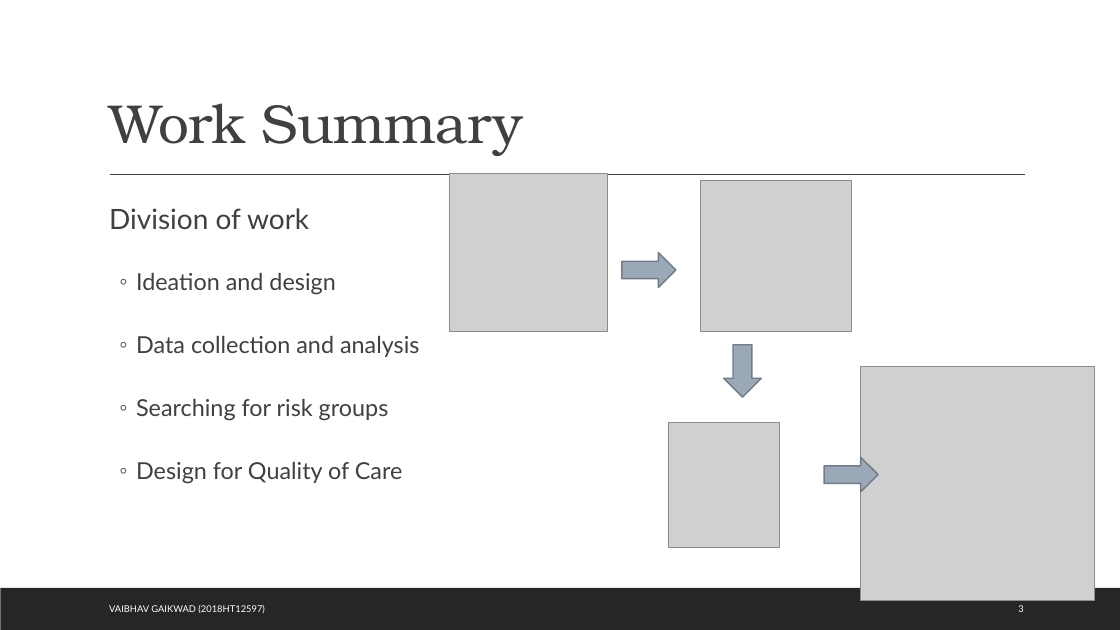
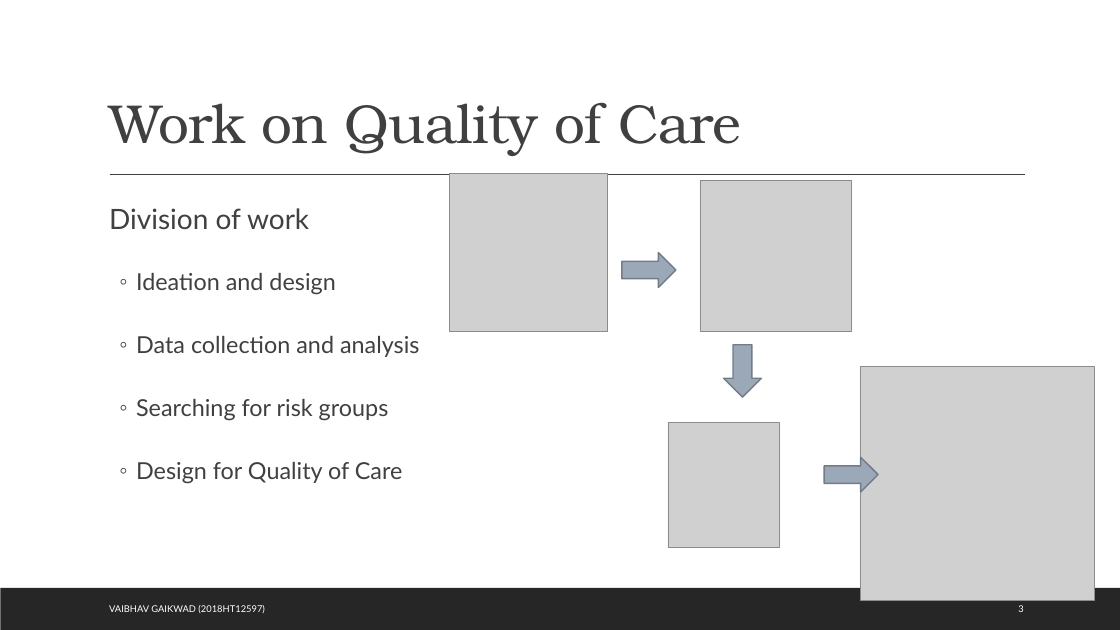
Before and after one commit to 767267/bits2018ht12597, a slide deck: slide 6 of docs/Quality of Care.pptx. Drawn at 1120x630 pixels with LibreOffice and Linux fonts; fonts in the diff are those of the drawing; grey boxes stand for pictures. Boxes give left, top, right and bottom in pixels: in the first picture for what was removed or moved away, otherwise in the second. Text is boxed around its words. In the diff, an @@ line names an element or a change of style, - is before the commit and + after.

```diff
--- a/docs/Quality of Care.pptx
+++ b/docs/Quality of Care.pptx
@@ title at <box>109,102,741,156</box>: text changed @@
-Work Summary
+Work on Quality of Care
```
Also in this commit, not shown: 12 other slides changed, 3 other files.
